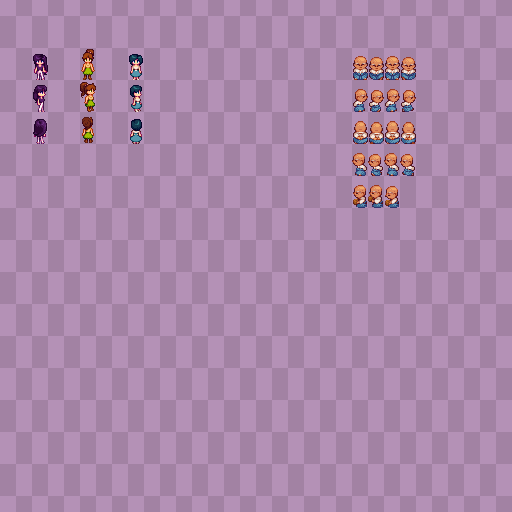
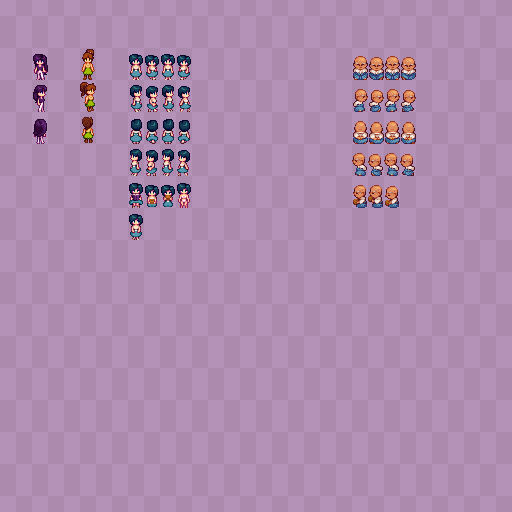
Layer changes from the first 512 x 512 image to the second:
painted on "hair above" (1st of 3, in "content" › "ami" › "content" › "walk") over [129, 214, 143, 225]
painted on "casual" (2nd of 4, in "content" › "ami" › "content" › "walk" › "outfits") over [130, 225, 142, 240]
painted on "body" (2nd of 12, in "content" › "ami" › "content" › "walk") over [131, 217, 141, 240]
added layer "casual copy 4" in group "outfits" over [34, 65, 95, 208]
"Pattern 16x32": opacity 10% → 5% over [0, 0, 512, 512]
